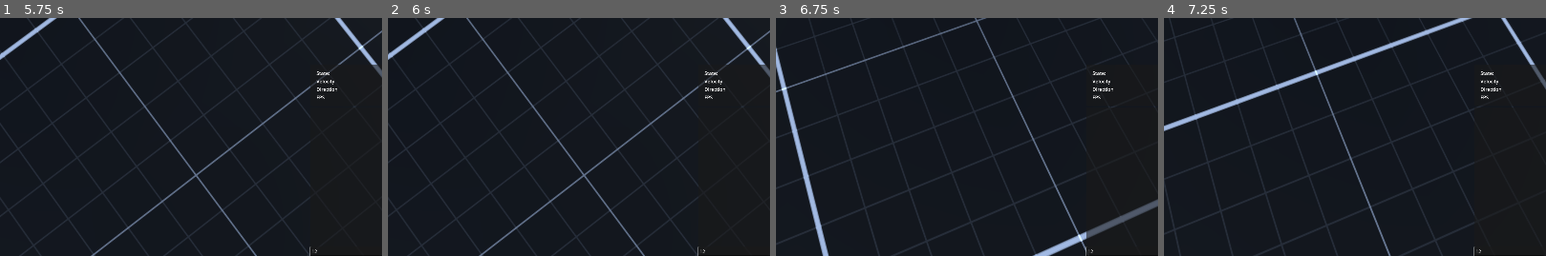
Above: before the commit, frames 1-4 (left to right).
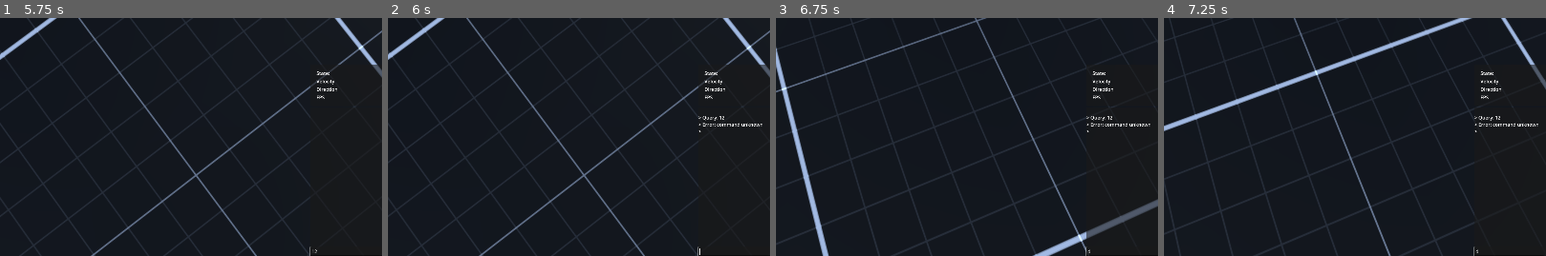
Above: after the commit, the same moments.

Repository: LucasMc17/One-Man-s-Trash
Game: Godot game, scene res://levels/root.tscn
The game is run twice, just before and just after one commit, with the same random seed, the same clock (stepped at 60 frames per second) and the same inputs. A sky picture missing from this copy of the repository is replaced by a grey-blue gradient.
Inputs (mouse positions are % of the whole screen's width and height, from its top left):
- Up to frame 1 (5.75 s): tap Enter at 0.5 s; move the mouse to (55, 50) at 0.52 s; hold Up (up, bound only after the commit) 0.53-1.25 s; hold Tab (phone) 0.53-1.25 s; click (55, 50) at 0.67 s; drag from (30, 55) to (45, 70) at 1.27 s; move the mouse to (60, 28) at 2.02 s; hold D (move_right) 2.03-2.78 s; hold Tab (phone) 2.03-2.78 s; move the mouse to (49, 52) at 2.77 s; hold Up (up, bound only after the commit) 2.78-4.25 s; tap Space (space) at 2.85, 3.5 s; click (49, 52) at 2.92 s; move the mouse to (57, 51) at 3.52 s; hold Tab (phone) 3.53-4.25 s; tap ` (debug) at 4.15 s; click (88, 99) at 4.27 s; type "12" at 4.35 s; drag from (88, 84) to (35, 25) at 5.02 s
- Up to frame 2 (6 s): tap Enter at 5.75 s; move the mouse to (55, 50) at 5.77 s; hold Down (down, bound only after the commit) from 5.78 s (still down); hold Tab (phone) from 5.78 s (still down); click (55, 50) at 5.92 s
- Up to frame 3 (6.75 s): move the mouse to (46, 48) at 6.52 s; release Down (down, bound only after the commit) at 6.53 s; release Tab (phone) at 6.53 s; hold D (move_right) from 6.53 s (still down); tap Space (space) at 6.6 s
- Up to frame 4 (7.25 s): keep holding D (move_right)
The pictures show only the part of the screen within x 35-85%, y 50-100%; the shares and areas given below are measured in that part.

Frame 1 is identical in both runs. In frame 2, 0.2% of the frame differs, in the area x 81-98%, y 41-100%; in frame 3, 0.2%; in frame 4, 0.2%.

Commit message:
more functional debug console

Diff:
--- a/debug/debug_ui/debug_console.gd
+++ b/debug/debug_ui/debug_console.gd
@@ -6,13 +6,16 @@
 
 # GLOBALS
 var command_history := []
-var history_pointer
+var _history_pointer
 
 # FUNCS
 func get_from_history(pointer : int):
-	history_pointer = pointer
+	_history_pointer = pointer
 	CommandLine.text = command_history[pointer]
 	CommandLine.set_caret_column(1000)
+
+func clear():
+	History.text = ''
 
 # BUILT INS
 func _ready():
@@ -26,25 +29,24 @@
 
 func _input(_event):
 	if CommandLine.has_focus() and Input.is_action_just_pressed("up"):
-		if history_pointer == 0:
+		if _history_pointer == 0:
 			return
-		if history_pointer != null and history_pointer > 0:
-			get_from_history(history_pointer - 1)
+		if _history_pointer != null and _history_pointer > 0:
+			get_from_history(_history_pointer - 1)
 			return
-		elif !history_pointer and command_history.size() > 0:
+		elif !_history_pointer and command_history.size() > 0:
 			get_from_history(command_history.size() - 1)
 			return
 	elif CommandLine.has_focus() and Input.is_action_just_pressed("down"):
-		if history_pointer != null and history_pointer < command_history.size() - 1:
-			get_from_history(history_pointer + 1)
+		if _history_pointer != null and _history_pointer < command_history.size() - 1:
+			get_from_history(_history_pointer + 1)
 			return
 
 # SIGNAL LISTENERS
 func _on_command_line_text_submitted(new_text):
 	command_history.append(new_text)
-	history_pointer = null
+	_history_pointer = null
 	var inputs = Array(new_text.split(' '))
 	var command_name = inputs.pop_front()
-	# Debug.command(command_name, inputs, 'Query: ' + new_text)
-
+	Global.Debug.command(command_name, inputs, 'Query: ' + new_text)
 	CommandLine.text = ''
--- a/debug/debug_ui/debug_console.tscn
+++ b/debug/debug_ui/debug_console.tscn
@@ -29,3 +29,6 @@
 [node name="CommandLine" type="LineEdit" parent="VBoxContainer"]
 unique_name_in_owner = true
 layout_mode = 2
+keep_editing_on_text_submit = true
+
+[connection signal="text_submitted" from="VBoxContainer/CommandLine" to="." method="_on_command_line_text_submitted"]
--- a/globals/debug.gd
+++ b/globals/debug.gd
@@ -43,7 +43,7 @@
 func log_string(string, prefix := ''):
 	DEBUG_CONSOLE.History.text += '\n' + prefix + str(string)
 
-func log(message):
+func cons_log(message):
 	# NOTE: this could get much more in depth but this will do for now
 		print(message)
 		if DEBUG_CONSOLE:
@@ -56,6 +56,94 @@
 					log_string(element, prefix)
 			else:
 				log_string(message, '> ')
+
+func command(command_name : String, inputs : Array, full_command : String):
+	cons_log(full_command)
+	if commands.has(command_name):
+		var result = commands[command_name].logic.call(inputs)
+		if result:
+			cons_log(result)
+	else:
+		cons_log('Error: command unknown')
+	cons_log('')
+
+var commands : Dictionary = {
+	"help": {
+		"logic": func(_options):
+			for key in self.commands.keys():
+				cons_log(key + '\n')
+				cons_log('-- ' + self.commands[key].description)
+				var examples
+				var params
+				if len(self.commands[key].examples) == 0:
+					examples = "<none>"
+				else:
+					examples = "`" + "`, `".join(self.commands[key].examples) + "`"
+				if len(self.commands[key].parameters) == 0:
+					params = "<none>"
+				else:
+					params = self.commands[key].parameters
+				cons_log('---- Parameters: ' + params)
+				cons_log('---- e.g. ' + examples + '\n'),
+		"description": "Lists the available commands of this debug console.",
+		"parameters": "",
+		"examples": ["help"]
+	},
+
+	"echo": {
+		"logic": func(message):
+			if message.size() == 1:
+				message = message[0]
+			return message,
+		"description": "Prints a message to the console.",
+		"parameters": "Pass any text following the command to echo it to the console",
+		"examples": ["echo this", "echo that", "echo this and that"]
+	},
+
+	"clear": {
+		"logic": func(_options):
+			DEBUG_CONSOLE.clear(),
+		"description": "Clears the console",
+		"parameters": "",
+		"examples": ["clear"]
+	},
+
+	"set_npc_state": {
+		"logic": func (options):
+			if options.size() < 2:
+				return "Error: Please provide an NPC name and a state to transition to"
+			var npc_name = options[0]
+			var npc_state_name = options[1]
+			var npc_index = Global.NPCS.find_custom(func (item): return item.name == npc_name)
+			if npc_index == -1:
+				return "Error: NPC not found"
+			var npc = Global.NPCS[npc_index]
+			if !npc.STATE_MACHINE.has_node(npc_state_name):
+				return "Error: NPC " + npc_name + " does not have that state"
+			npc.current_state.transition(npc_state_name)
+			return "NPC " + npc_name + " transitioned to state " + npc_state_name,
+		"description": "Transitions a chosen NPC in the scene to a chosen behavior state",
+		"parameters": "1. The name of the NPC. 2. The name of the state to transition to",
+		"examples": ["set_npc_state Bartender MoveToPointA", "set_npc_state BarPatron01 TalkState"]
+	}
+
+	# "set_debug": {
+	# 	"logic": func(options):
+	# 		if options.size() == 0:
+	# 			return "Error: provide the option 0 to turn debug mode off, or 1 to turn it on"
+	# 		if options[0] == "1":
+	# 			debug_mode = true
+	# 			return "DEBUG MODE ON"
+	# 		elif options[0] == "0":
+	# 			debug_mode = false
+	# 			return "DEBUG MODE OFF"
+	# 		else:
+	# 			return "Error: provide the option 0 to turn debug mode off, or 1 to turn it on",
+	# 	"description": "Sets debug mode on or off.",
+	# 	"parameters": "1. Pass either 0 or 1. 0 to turn debug mode off, 1 to turn it on",
+	# 	"examples": ["set_debug 0", "set_debug 1"]
+	# },
+}
 
 func _ready():
 	DEBUG_SCENES = get_tree().get_nodes_in_group('debug')
--- a/globals/game_state.gd
+++ b/globals/game_state.gd
@@ -2,3 +2,7 @@
 
 # GLOBALS
 var PLAYER : Player
+var NPCS := []
+
+func _ready():
+	NPCS = get_tree().get_nodes_in_group('NPCs')
--- a/globals/global.gd
+++ b/globals/global.gd
@@ -1,8 +1,14 @@
 extends Node
 
-var PLAYER : Player
 @onready var Debug = $Debug
 @onready var GameState = $GameState
 
+var PLAYER : Player:
+	get():
+		return GameState.PLAYER
+var NPCS : Array:
+	get():
+		return GameState.NPCS
+
 func log(message):
 	Debug.log(message)
--- a/project.godot
+++ b/project.godot
@@ -28,6 +28,7 @@
 [global_group]
 
 debug="Scenes related to debugging to be made visible or invisible as appropriate"
+NPCs="NPCs within the game world"
 
 [input]
 
@@ -71,6 +72,16 @@
 "events": [Object(InputEventKey,"resource_local_to_scene":false,"resource_name":"","device":-1,"window_id":0,"alt_press …(191 unchanged characters)…
 ]
 }
+up={
+"deadzone": 0.2,
+"events": [Object(InputEventKey,"resource_local_to_scene":false,"resource_name":"","device":-1,"window_id":0,"alt_pressed":false,"shift_pressed":false,"ctrl_pressed":false,"meta_pressed":false,"pressed":false,"keycode":0,"physical_keycode":4194320,"key_label":0,"unicode":0,"location":0,"echo":false,"script":null)
+]
+}
+down={
+"deadzone": 0.2,
+"events": [Object(InputEventKey,"resource_local_to_scene":false,"resource_name":"","device":-1,"window_id":0,"alt_pressed":false,"shift_pressed":false,"ctrl_pressed":false,"meta_pressed":false,"pressed":false,"keycode":0,"physical_keycode":4194322,"key_label":0,"unicode":0,"location":0,"echo":false,"script":null)
+]
+}
 
 [layer_names]
 
--- a/scenes/npcs/base_npc.tscn
+++ b/scenes/npcs/base_npc.tscn
@@ -21,7 +21,7 @@
 [sub_resource type="CapsuleMesh" id="CapsuleMesh_65blf"]
 material = SubResource("StandardMaterial3D_6qnc6")
 
-[node name="BaseNPC" type="CharacterBody3D"]
+[node name="BaseNPC" type="CharacterBody3D" groups=["NPCs"]]
 script = ExtResource("1_wwrmc")
 
 [node name="CollisionShape3D" type="CollisionShape3D" parent="."]
--- a/scenes/player/player.gd
+++ b/scenes/player/player.gd
@@ -42,8 +42,7 @@
 		hint = val
 
 func _ready():
-	Global.PLAYER = self
-
+	Global.GameState.PLAYER = self
 	Input.mouse_mode = Input.MOUSE_MODE_CAPTURED
 
 func _input(event):
